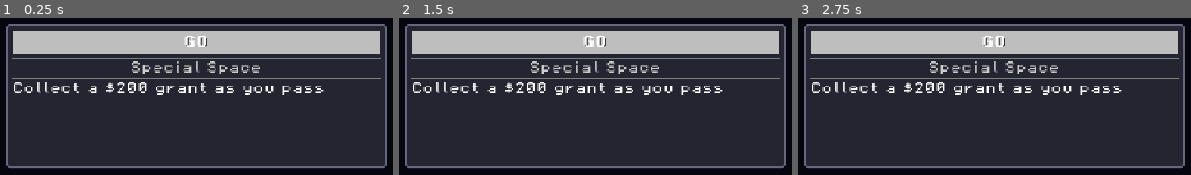
Above: before the commit, frames 1-3 (left to right).
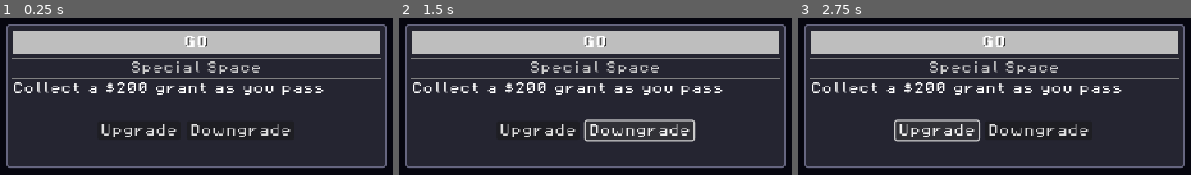
Above: after the commit, the same moments.

Repository: MissionToPsyche-Platinum/platinum_24d_game_psycheopoly-psb
Game: Godot game, scene res://scenes/SpaceInfoPanel.tscn
The game is run twice, just before and just after one commit, with the same random seed, the same clock (stepped at 60 frames per second) and the same inputs. This scene is started directly instead of the project's main scene.
Inputs (mouse positions are in pixels of both pictures, inside the frame that each line leads up to):
- Up to frame 1 (0.25 s): no input
- Up to frame 2 (1.5 s): click (536, 131) at 0.5 s, where only the run after the commit has a clickable "Upgrade"; click (638, 131) at 1.25 s, where only the run after the commit has a clickable "Downgrade"
- Up to frame 3 (2.75 s): click (935, 131) at 2 s, where only the run after the commit has a clickable "Upgrade"

The runs differ from the first frame. In frame 1, 1.2% of the frame differs, in the area x 25-75%, y 67-76%; in frame 2, 2.3%, in the area x 25-76%, y 64-79%; in frame 3, 2.1%.

Commit message:
Added Upgrade/Downgrade buttons

Diff:
--- a/scenes/SpaceInfoPanel.tscn
+++ b/scenes/SpaceInfoPanel.tscn
@@ -122,3 +122,11 @@
 theme_override_fonts/font = ExtResource("2_font")
 theme_override_font_sizes/font_size = 16
 text = "Details"
+
+[node name="UpgradeButton" type="Button" parent="Control/PanelContainer/MarginContainer/VBoxContainer/ButtonContainer"]
+layout_mode = 2
+text = "Upgrade"
+
+[node name="DowngradeButton" type="Button" parent="Control/PanelContainer/MarginContainer/VBoxContainer/ButtonContainer"]
+layout_mode = 2
+text = "Downgrade"
